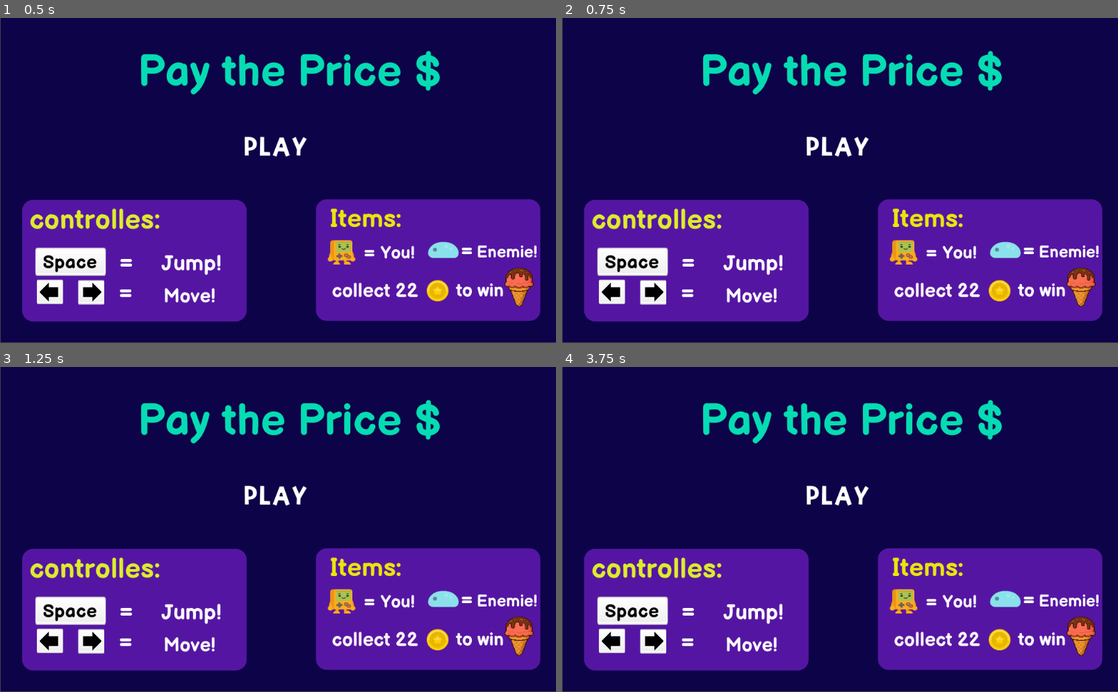
Above: before the commit, frames 1-4 (two rows, left to right).
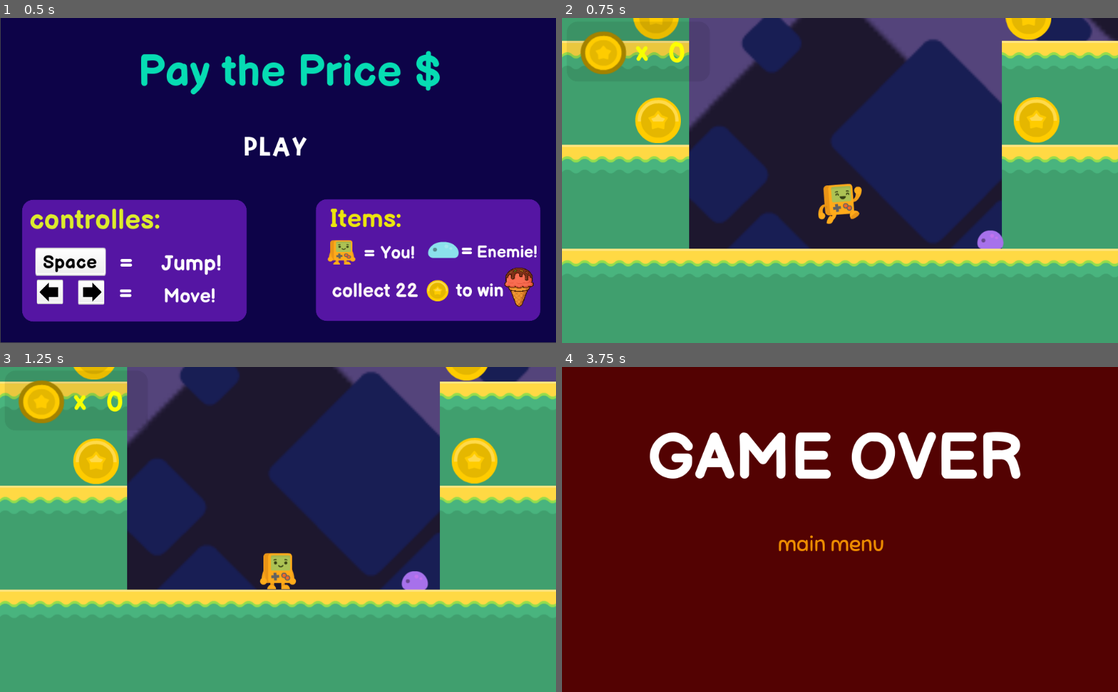
Above: after the commit, the same moments.

Repository: Genstark/Squash_game
Game: Godot game, scene res://tile_menu.tscn
The game is run twice, just before and just after one commit, with the same random seed, the same clock (stepped at 60 frames per second) and the same inputs.
Inputs (mouse positions are in pixels of both pictures, inside the frame that each line leads up to):
- Up to frame 1 (0.5 s): no input
- Up to frame 2 (0.75 s): click "play" at 0.5 s
- Up to frame 3 (1.25 s): no input
- Up to frame 4 (3.75 s): click (840, 497) at 1.25 s, where only the run before the commit has a clickable "play"; hold Right (Right) 2.03-3.53 s; tap Space (Jump) at 2.27, 3.02 s; hold Left (Left) from 3.53 s (still down)

Frame 1 is identical in both runs. In frame 2, 99% of the frame differs, in the area x 0-100%, y 0-100%; in frame 3, 99%; in frame 4, 100%.

Commit message:
fir problem in play button

Diff:
--- a/play_button.gd
+++ b/play_button.gd
@@ -6,4 +6,4 @@
 
 
 func _on_play_button_pressed():
-	get_tree().change_scene("res://tile_menu.tscn")
+	get_tree().change_scene("res://level1.tscn")
Not shown, changed: desktop/First Game.pck
Not shown, changed: web/index.pck
